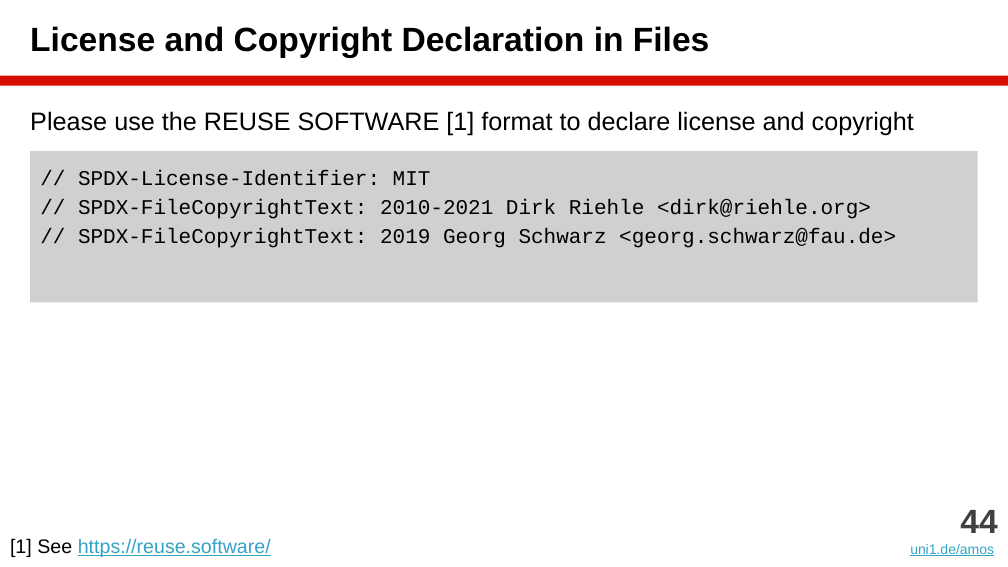
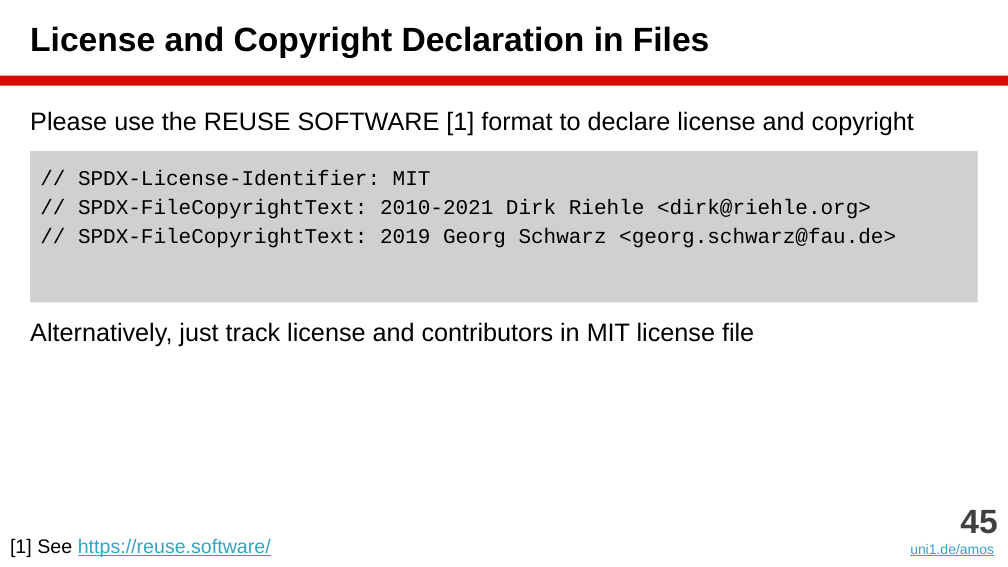
Before and after one commit to dirkriehle/amos-course, a slide deck: slide 45 of Lecture slides/AMOS B01 - Team and Tools.pptx (slide 44 before the commit). Drawn at 1008x567 pixels with LibreOffice and Linux fonts; fonts in the diff are those of the drawing. Boxes give left, top, right and bottom in pixels: in the first picture for what was removed or moved away, otherwise in the second. Text is boxed around its words. In the diff, an @@ line names an element or a change of style, - is before the commit and + after.

```diff
--- a/Lecture slides/AMOS B01 - Team and Tools.pptx
+++ b/Lecture slides/AMOS B01 - Team and Tools.pptx
@@ text at [30,322,754,347]: paragraph added @@
+Alternatively, just track license and contributors in MIT license file
@@ text at [960,510,997,534]: text changed @@
-44
+45
```
Also in this commit, not shown: 1 slide added, 11 other files.
